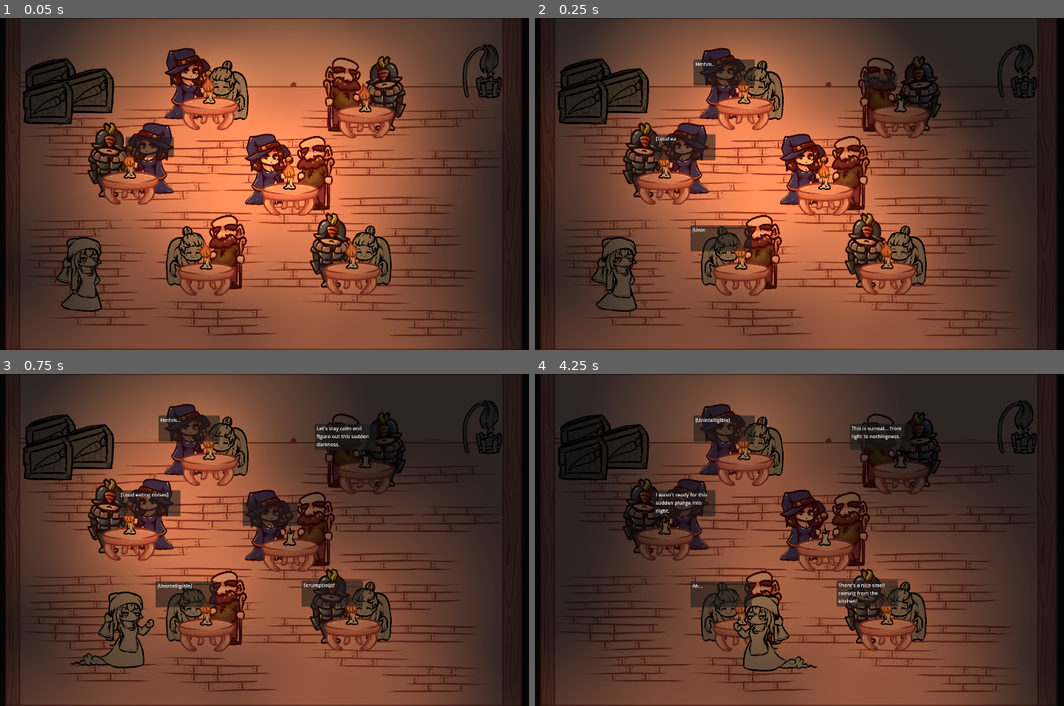
Above: before the commit, frames 1-4 (two rows, left to right).
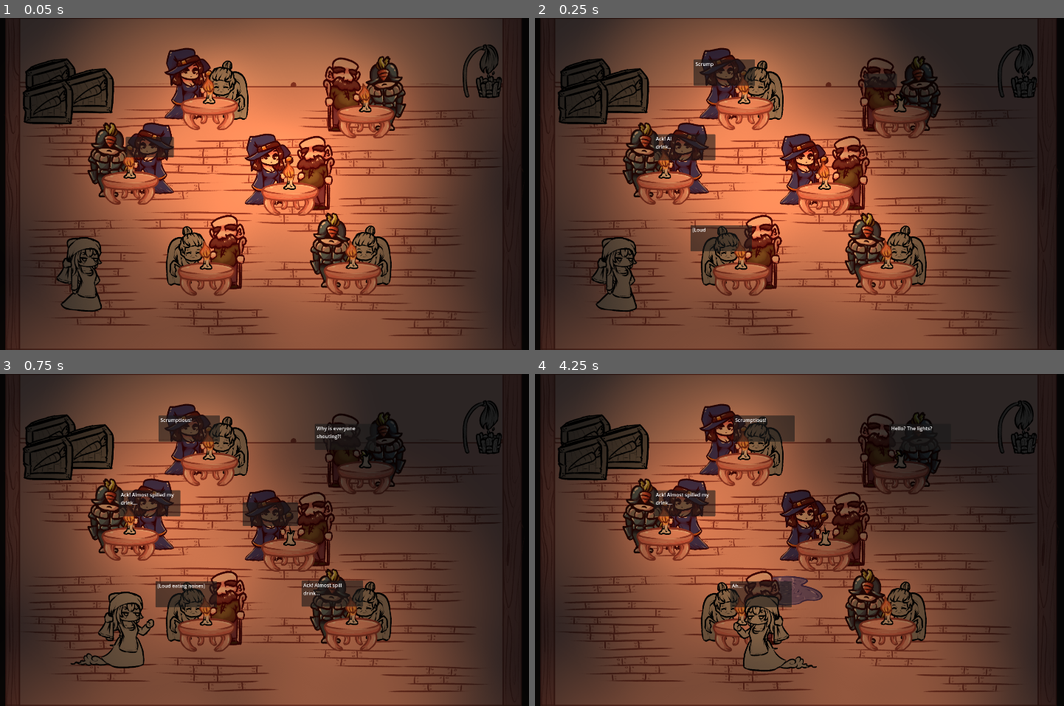
Above: after the commit, the same moments.

Repository: Zettexe/game-jam-dvd-2
Game: Godot game, scene res://test_scene.tscn
Two runs of this game, one before a commit and one after it. Both use one fixed random seed, a clock stepped at 60 frames per second and the inputs below.
Inputs:
- Up to frame 1 (0.05 s): no input
- Up to frame 2 (0.25 s): no input
- Up to frame 3 (0.75 s): hold D (move_right) from 0.53 s (still down); tap E (interact) at 0.6 s
- Up to frame 4 (4.25 s): release D (move_right) at 1.28 s; hold S (move_down) 1.28-2.03 s; tap E (interact) every 0.75 s from 1.35 to 3.6 s; hold D (move_right) 2.03-2.78 s; hold W (move_up) 2.78-3.53 s; hold A (move_left) from 3.53 s (still down)

Frame 1 is identical in both runs. In frame 2, less than 0.1% of the frame differs, in the area x 22-34%, y 13-65%; in frame 3, 0.5%; in frame 4, 23%, in the area x 2-76%, y 4-80%.

Commit message:
Update DialogueData.gd

Diff:
--- a/Scripts/DialogueData.gd
+++ b/Scripts/DialogueData.gd
@@ -21,23 +21,24 @@
 	"Hmhm...",
 	"[Loud eating noises]",
 	"There's a nice smell coming from the kitchen!",
-	"Ack! Almost spilled my drink..."
+	"Ack! Almost spilled my drink...",
+	"I'm so hungry, I could eat a horse!"
 ]
 
 enum ScriptedDialogue { NONE, INTRO, BATKNIFE1, BAKERY1 }
 
 const DARKNESS_CHATTER = [
 	"Hey! Who turned out the lights?",
-	"Why is it so dark all of a sudden...",
-    "This is surreal... from light to nothingness.",
-    "This darkness feels oppressive, like it's invading my soul.",
-    "How can it be this dark, I can't even see my hand?",
-    "What happened? It's suddenly pitch black!",
-    "Can anyone see? It feels like we've been swallowed by darkness.",
-    "So strange, from light to darkness just like that.",
-    "I wasn't ready for this sudden plunge into night.",
-    "We need light fast; it's too dark to see.",
-    "Let's stay calm and figure out this sudden darkness."
+	"Hello? The lights?",
+	"Turn the lights back on! Immediately!",
+	"It's so dark... I can't see anything!",
+	"It's too dark! I'm scared!",
+	"What's going on?!",
+	"Turn the lights back on! Please!",
+	"I don't know where my hands are anymore!",
+	"Ugh... I lost my train of thought there...",
+	"Hey! Bargirl! The lights!",
+	"Why is everyone shouting?!"
 ]
 
 const SCRIPTED_DIALOGUE = {
@@ -163,7 +164,56 @@
 		{ "character": Character.GUARD, "content": "Forget it." },
 	],
 	ScriptedDialogue.BAKERY1: [
-		{ "character": Character.HUNTRESS, "content": ""},
-		{ "character": Character.GRANDMA, "content": ""},
-	]
+		{ "character": Character.GRANDMA, "content": "Ah, sweetie... Did you remember to order the bread?"},
+		{ "character": Character.HUNTRESS, "content": "'Ma, we've been goin' to the same bakery for years now.
+													They know your order by heart."},
+		{ "character": Character.GRANDMA, "content": "Do they, now... I still would like for you to place the order, though..."},
+		{ "character": Character.HUNTRESS, "content": "Why? It's always the same. A whole loaf. It's not even hard to remember."},
+		{ "character": Character.GRANDMA, "content": "Because, sweetie. That way they make it especially for us, and we know it will always be there."},
+		{ "character": Character.HUNTRESS, "content": "Guess so. Don't think there's 'nough people in the town to buy out the bakery anyway, is there?"},
+		{ "character": Character.GRANDMA, "content": "Take it from me, sweetie. You never know when famine strikes."},
+		{ "character": Character.HUNTRESS, "content": "Wouldn't that just mean no bread for anyone? Doesn't matter if we order it."},
+		{ "character": Character.GRANDMA, "content": "Ah, you would think that... But the left over wheat will be gone fast, and people will buy more than they need...
+													And that leaves us with no bread."},
+		{ "character": Character.HUNTRESS, "content": "...Guess so. Wait, 'ma, you lived through that?"},
+		{ "character": Character.GRANDMA, "content": "Well, I'm alive, am I not?"},
+		{ "character": Character.HUNTRESS, "content": "Hah. I meant. You had that happen to you?"},
+		{ "character": Character.GRANDMA, "content": "Many things happened to me, sweetie... But yes, yes. It was a very cold winter..."},
+		{ "character": Character.HUNTRESS, "content": "Oh, story time. Nice. Can finish my soup."},
+		{ "character": Character.GRANDMA, "content": "Ahem! It was a very cold winter..."},
+		{ "character": Character.HUNTRESS, "content": "Wait, 'ma. Can you pass me the water?"},
+		{ "character": Character.GRANDMA, "content": "Do you want to hear it or no?"},
+		{ "character": Character.HUNTRESS, "content": "Aye. I just wanted to drink."},
+		{ "character": Character.GRANDMA, "content": "Fine, there. Now, where was I?"},
+		{ "character": Character.HUNTRESS, "content": "It was a very cold winter."},
+		{ "character": Character.GRANDMA, "content": "Ah, yes! It was a very cold winter..."},
+		{ "character": Character.GRANDMA, "content": "We were getting ready to harvest that season's wheat...
+													When all of a sudden..."},
+		{ "character": Character.GRANDMA, "content": "Famine struck!"},
+		{ "character": Character.HUNTRESS, "content": "...Just like that?"},
+		{ "character": Character.GRANDMA, "content": "Well, I told you. It was a very cold winter."},
+		{ "character": Character.GRANDMA, "content": "If it's too cold, the harvest suffers."},
+		{ "character": Character.HUNTRESS, "content": "...Yeah I guess I could have seen it coming, huh."},
+		{ "character": Character.GRANDMA, "content": "Thankfully, we weren't many. We mostly lost money from selling it, but we had enough to eat."},
+		{ "character": Character.HUNTRESS, "content": "Ah, wasn't too bad, then."},
+		{ "character": Character.GRANDMA, "content": "No, no... Except when the well froze over. That was fun."},
+		{ "character": Character.HUNTRESS, "content": "The... Well froze?"},
+		{ "character": Character.GRANDMA, "content": "Yes it did. It was a very—"},
+		{ "character": Character.HUNTRESS, "content": "Cold winter, yes, yes, I get it."},
+		{ "character": Character.GRANDMA, "content": "Now, now, sweetie! Why so grumpy?"},
+		{ "character": Character.HUNTRESS, "content": "I'm not grumpy!"},
+		{ "character": Character.GRANDMA, "content": "Yes you are. Was the baker girl not there?"},
+		{ "character": Character.HUNTRESS, "content": "Huh?! What's she got to do with anything?"},
+		{ "character": Character.GRANDMA, "content": "I might be old, but I'm not blind yet."},
+		{ "character": Character.HUNTRESS, "content": "..."},
+		{ "character": Character.GRANDMA, "content": "Sweetie, sweetie. Grandma has more surprises than you might think."},
+		{ "character": Character.HUNTRESS, "content": "...'ma? Whatcha mean?"},
+		{ "character": Character.GRANDMA, "content": "I have a fine eye for good lasses like that. You see..."},
+		{ "character": Character.HUNTRESS, "content": "Oh, nope, nope. I know you. You're going to overshare and I will be traumatized for life."},
+		{ "character": Character.GRANDMA, "content": "Haha! No, sweetie! You see, during that very cold winter..."},
+		{ "character": Character.HUNTRESS, "content": "Oh Goddess above."},
+		{ "character": Character.GRANDMA, "content": "Yes, why, she said exactly the same!"},
+		{ "character": Character.HUNTRESS, "content": "..."}
+	],
+
 }
